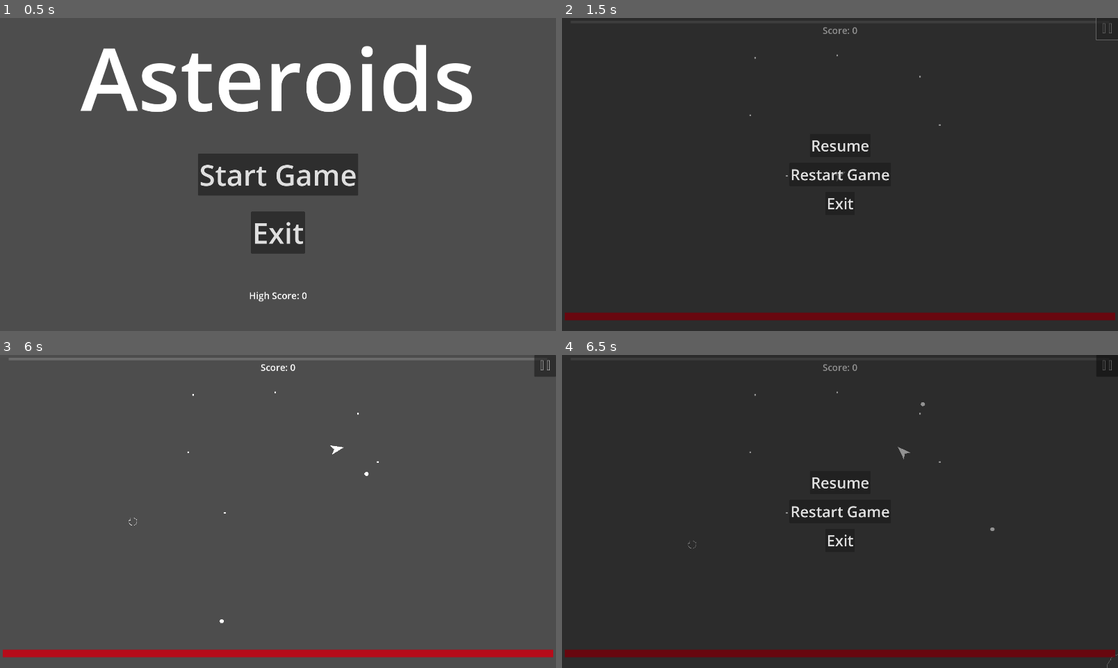
Above: before the commit, frames 1-4 (two rows, left to right).
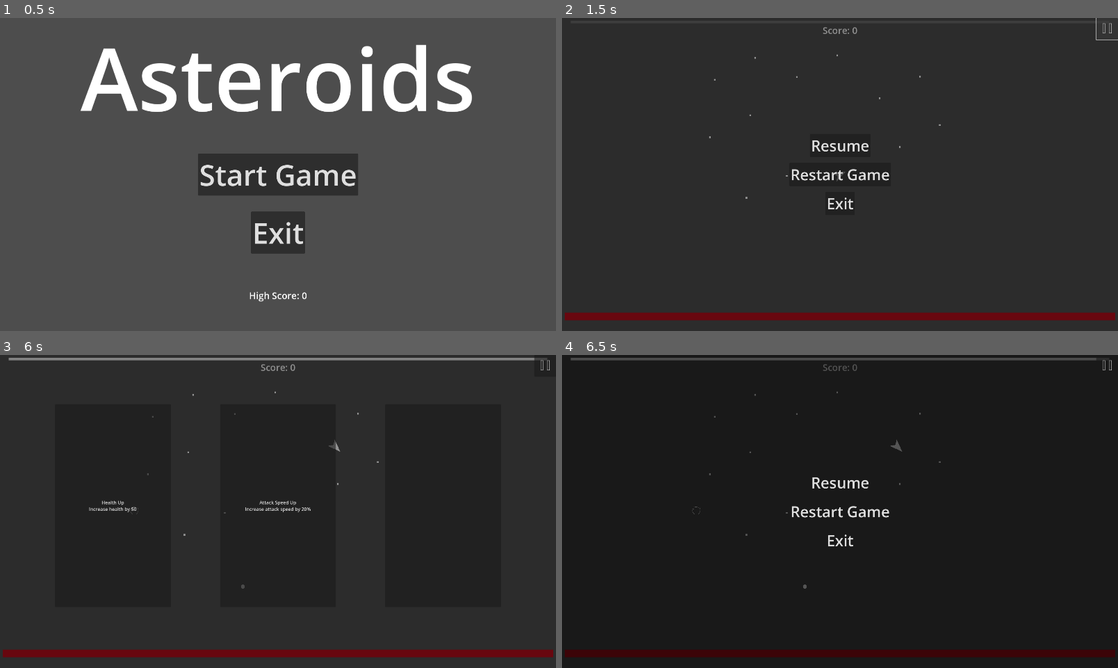
Above: after the commit, the same moments.

Repository: CoilSeb/AsteroidsPersonal
Game: Godot game, scene res://Scenes/Screens/Start Screen/StartScreen.tscn
The game is run twice, just before and just after one commit, with the same random seed, the same clock (stepped at 60 frames per second) and the same inputs.
Inputs (mouse positions are in pixels of both pictures, inside the frame that each line leads up to):
- Up to frame 1 (0.5 s): no input
- Up to frame 2 (1.5 s): click "Start Game" at 0.5 s; click (1106, 27) at 1.25 s
- Up to frame 3 (6 s): click "Resume" at 2 s; move the mouse to (400, 495) at 2.77 s; hold D (rotate_right) 2.78-3.53 s; hold Right mouse button (M2) 2.78-3.53 s; tap Space (shoot) at 3.05, 3.6, 4.55 s; tap Enter at 3.5 s; move the mouse to (166, 527) at 3.52 s; hold A (rotate_left) 3.53-4.28 s; right-click (166, 527) at 3.8 s; move the mouse to (333, 442) at 4.27 s; press the mouse at (333, 442) at 4.28 s; hold D (rotate_right) 4.28-5.03 s; move the mouse to (250, 574) at 5.02 s; release the mouse at (250, 574) at 5.03 s; hold W (move_forward) 5.03-5.78 s; right-click (250, 574) at 5.1 s; move the mouse to (444, 558) at 5.77 s; hold A (rotate_left) from 5.78 s (still down); hold Space (shoot) from 5.78 s (still down)
- Up to frame 4 (6.5 s): keep holding A (rotate_left); keep holding Space (shoot); tap Escape (Escape) at 6.4 s

Frame 1 is identical in both runs. In frame 2, less than 0.1% of the frame differs, in the area x 26-100%, y 0-58%; in frame 3, 99%, in the area x 0-100%, y 0-100%; in frame 4, 2.8%.

Commit message:
Update game mechanics and UI elements

Diff:
--- a/Global Scripts/Global.gd
+++ b/Global Scripts/Global.gd
@@ -2,16 +2,17 @@
 
 @onready var screen_size = get_viewport().get_visible_rect().size
 
-var health = 0
-var max_health = 0
-var high_score = 0
-var damage = 0
-var attack_speed = 1
-var bullet_speed = 0
-var collision_damage = 10
-var exp = 0
-var exp_threshold = 10
-var exp_level = 0
+var high_score
+var health
+var max_health
+var move_speed
+var damage
+var attack_speed
+var bullet_speed
+var collision_damage
+var exp
+var exp_threshold
+var exp_level
 
 var tier1_damage = {
 	"damage_up": false,
@@ -19,17 +20,32 @@
 	"bullet_speed_up": false,
 }
 
-var tier1_health = {
-	"health_up": false,
-	"damage_resist_up": false,
+var health_up = {
+	"1": false,
+	"2": false,
+	"3": false,
 }
+
 
 func _ready():
 	Global.high_score = load_score()
 
 
-func _process(_delta):
-	pass
+func refresh():
+	health = 300
+	max_health = 300
+	move_speed = 0
+	damage = 0
+	attack_speed = 1
+	bullet_speed = 0
+	collision_damage = 10
+	exp = 0
+	exp_threshold = 1
+	exp_level = 0
+
+	tier1_damage["damage_up"] = false
+	tier1_damage["attack_speed_up"] = false
+	tier1_damage["bullet_speed_up"] = false
 
 
 func save_score():
--- a/Scenes/Asteroids/Big Asteroid/Big_Asteroid.gd
+++ b/Scenes/Asteroids/Big Asteroid/Big_Asteroid.gd
@@ -34,14 +34,17 @@
 	# Moving
 	position += direction * speed * delta
 
+
 func set_random_direction_and_speed():
 	var angle = randf_range(0, 2 * PI)  # Random angle in radians
 	direction = Vector2(cos(angle), sin(angle))  # Convert angle to direction vector
 	speed = randf_range(75, 200)  # Random speed between 50 and 100
 
+
 func destroy():
 	# Instantiate two medium asteroids using call_deferred
 	call_deferred("create_and_add_asteroids")
+
 
 func damage_asteroid(damage):
 	health -= damage
@@ -55,6 +58,7 @@
 		crack_4.visible = true
 	if health <= 0:
 		destroy()
+
 
 func create_and_add_asteroids():
 	var medium_asteroid1 = medium_asteroid_scene.instantiate()
--- a/Scenes/Asteroids/Medium Asteroid/Medium_asteroid.gd
+++ b/Scenes/Asteroids/Medium Asteroid/Medium_asteroid.gd
@@ -10,10 +10,12 @@
 var direction: Vector2
 var health = 30
 
+
 func _ready():
 	screen_size = get_viewport_rect().size
 	set_random_direction_and_speed()
 	add_to_group("Medium_Asteroid")
+
 
 func _process(delta):
 	# Screen Wrap
@@ -29,10 +31,12 @@
 	# Moving
 	position += direction * speed * delta
 
+
 func set_random_direction_and_speed():
 	var angle = randf_range(0, 2 * PI)  # Random angle in radians
 	direction = Vector2(cos(angle), sin(angle))  # Convert angle to direction vector
 	speed = randf_range(75, 200)  # Random speed between 5 and 10
+
 
 func destroy():
 	# Instantiate two small asteroids using call_deferred
--- a/Scenes/Asteroids/Small Asteroid/Small_asteroid.gd
+++ b/Scenes/Asteroids/Small Asteroid/Small_asteroid.gd
@@ -1,17 +1,19 @@
 extends Area2D
 
-const exp_Scene = preload("res://Scenes/Experience/Experience.tscn")
 @onready var Ui = get_parent().get_node("UI")
 
+var exp_Scene = preload("res://Scenes/Experience/Experience.tscn")
 var screen_size
 var speed: float
 var direction: Vector2
 var health = 10
 
+
 func _ready():
 	screen_size = get_viewport_rect().size
 	set_random_direction_and_speed()
 	add_to_group("Small_Asteroid")
+
 
 func _process(delta):
 	# Screen Wrap
@@ -27,10 +29,12 @@
 	# Moving
 	position += direction * speed * delta
 
+
 func set_random_direction_and_speed():
 	var angle = randf_range(0, 2 * PI)  # Random angle in radians
 	direction = Vector2(cos(angle), sin(angle))  # Convert angle to direction vector
 	speed = randf_range(75, 200) # Random speed between 5 and 10
+
 
 func destroy():
 	Ui.increase_score(300)
--- a/Scenes/Bullets/Bullet.gd
+++ b/Scenes/Bullets/Bullet.gd
@@ -5,8 +5,10 @@
 var screen_size
 var damage = 10 + Global.damage
 
+
 func _ready():
 	screen_size = get_viewport_rect().size
+
 
 func _process(delta):
 	position += direction * bullet_speed * delta
@@ -19,6 +21,7 @@
 	if position.y > screen_size.y:
 		queue_free()
 
+
 func _on_area_entered(area):
 	#area.destroy()
 	area.damage_asteroid(damage)
--- a/Scenes/Experience/Experience.gd
+++ b/Scenes/Experience/Experience.gd
@@ -9,12 +9,11 @@
 const FOLLOW_SPEED = 4.0
 
 
-# Called when the node enters the scene tree for the first time.
 func _ready():
 	add_to_group("Exp")
 	destroy_ring.add_to_group("Destroy_Ring")
 
-# Called every frame. 'delta' is the elapsed time since the previous frame.
+
 func _process(delta):
 	d = delta
 	if following == true:
--- a/Scenes/Player/Player.gd
+++ b/Scenes/Player/Player.gd
@@ -5,7 +5,6 @@
 
 var bulletScene = preload("res://Scenes/Bullets/Bullet.tscn")
 var screen_size
-var thrust = 50 # The force applied for thrust
 var rotateSpeed = 5
 var slowDown = 0.5
 var shootTimer = null
@@ -13,7 +12,7 @@
 var d
 var using_mouse = false
 
-# Called when the node enters the scene tree for the first time.
+
 func _ready():
 	#print("GameScene: ", GameScene)
 	#print("UI: ", Ui)
@@ -31,6 +30,7 @@
 
 # Called every frame. 'delta' is the elapsed time since the previous frame.
 func _physics_process(delta):
+	var thrust = 50 + Global.move_speed
 	# Screen Wrap
 	if position.x < 0:
 		position.x = screen_size.x
@@ -71,6 +71,7 @@
 		bulletInstance.global_position = global_position  # Set the bullet's position
 		bulletInstance.direction = Vector2.UP.rotated(rotation)  # Set the bullet's direction
 		shootTimer.start(1 - (0.65 * Global.attack_speed))
+		print(thrust)
 
 	if Global.health <= 0:
 		destroy()
--- a/Scenes/Screens/Game Scene/GameScene.gd
+++ b/Scenes/Screens/Game Scene/GameScene.gd
@@ -7,11 +7,13 @@
 var playerScene = preload("res://Scenes/Player/Player.tscn")
 var player = true
 var screen_size
+
 var asteroid_scenes = {
 	0: preload("res://Scenes/Asteroids/Medium Asteroid/Medium_asteroid.tscn"),
 	1: preload("res://Scenes/Asteroids/Small Asteroid/Small_asteroid.tscn"),
 	2: preload("res://Scenes/Asteroids/Big Asteroid/Big_Asteroid.tscn")
 }
+
 
 func _ready():
 	screen_size = get_viewport().get_visible_rect().size
--- a/Scenes/Screens/Game Scene/GameScene.tscn
+++ b/Scenes/Screens/Game Scene/GameScene.tscn
@@ -34,4 +34,22 @@
 [node name="Experience6" parent="." instance=ExtResource("3_r0m8p")]
 position = Vector2(950, 129)
 
+[node name="Experience7" parent="." instance=ExtResource("3_r0m8p")]
+position = Vector2(528, 213)
+
+[node name="Experience8" parent="." instance=ExtResource("3_r0m8p")]
+position = Vector2(511, 411)
+
+[node name="Experience9" parent="." instance=ExtResource("3_r0m8p")]
+position = Vector2(637, 620)
+
+[node name="Experience10" parent="." instance=ExtResource("3_r0m8p")]
+position = Vector2(1166, 445)
+
+[node name="Experience11" parent="." instance=ExtResource("3_r0m8p")]
+position = Vector2(1097, 277)
+
+[node name="Experience12" parent="." instance=ExtResource("3_r0m8p")]
+position = Vector2(811, 204)
+
 [connection signal="timeout" from="SpawnTimer" to="." method="_on_spawn_timer_timeout"]
--- a/Scenes/Screens/Start Screen/StartScreen.gd
+++ b/Scenes/Screens/Start Screen/StartScreen.gd
@@ -15,6 +15,7 @@
 
 
 func start():
+	Global.refresh()
 	get_tree().change_scene_to_file("res://Scenes/Screens/Game Scene/GameScene.tscn")
 
 
--- a/Scenes/UI/UI.gd
+++ b/Scenes/UI/UI.gd
@@ -21,10 +21,19 @@
 @onready var utility_upgrade_button = $Upgrade_Menu/Utility_Upgrade
 
 var score = 0
-var damage_upgrade
-var health_upgrade
-var utility_upgrade
-var upgrading
+var num_of_damage_upgrades = 1
+var damage_upgrade = null
+var checked_damage = false
+var d
+var num_of_health_upgrades = 0
+var health_upgrade = null
+var checked_health = false
+var h
+var num_of_utility_upgrades = 0
+var utility_upgrade = null
+var checked_utility = false
+var u
+
 
 func _ready():
 	pause_button.connect("pressed", toggle_pause_menu)
@@ -32,10 +41,7 @@
 	exit_button.connect("pressed", _on_ExitButton_pressed)
 	pause_menu.visible = false
 	restart_button.visible = false
-	restart_pause.visible = false
-	high_score_label.visible = false
-	Global.exp = 0
-	update_max_health(50000)
+	update_max_health(5000)
 
 
 
@@ -48,29 +54,42 @@
 
 
 func toggle_pause_menu():
+	get_tree().paused = !get_tree().paused
+	pause_menu.visible = !pause_menu.visible
+	if upgrade_menu.visible == true:
+		get_tree().paused = true
+		health_upgrade_button.visible = !health_upgrade_button.visible
+		damage_upgrade_button.visible = !damage_upgrade_button.visible
+		utility_upgrade_button.visible = !utility_upgrade_button.visible
+
+
+func _on_ResumeButton_pressed():
+	get_tree().paused = false
+	pause_menu.visible = false
+	if upgrade_menu.visible == true:
+		health_upgrade_button.visible = !health_upgrade_button.visible
+		damage_upgrade_button.visible = !damage_upgrade_button.visible
+		utility_upgrade_button.visible = !utility_upgrade_button.visible
+		get_tree().paused = true
+
+
+func _on_ExitButton_pressed():
+	get_tree().paused = false
+	get_tree().change_scene_to_file("res://Scenes/Screens/Start Screen/StartScreen.tscn")
+
+
+func _on_restart_pressed():
+	restart()
+
+
+func restart():
+	Global.refresh()
 	if get_tree().paused:
-		# If the game is currently paused, unpause it
-		pause_dim_overlay.visible = false
-		get_tree().paused = false
-		pause_menu.visible = false
-		restart_pause.visible = false
-	else:
-		# If the game is currently running, pause it
-		pause_dim_overlay.visible = true
-		get_tree().paused = true
-		pause_menu.visible = true
-		restart_pause.visible = true
-
-
-func _on_ResumeButton_pressed():
-	pause_dim_overlay.visible = false
-	get_tree().paused = false
-	pause_menu.visible = false
-
-
-func _on_ExitButton_pressed():
-	get_tree().paused = false
-	get_tree().change_scene_to_file("res://Scenes/Screens/Start Screen/StartScreen.tscn")
+		upgrade_menu.visible = false
+		toggle_pause_menu()
+		GameScene.get_tree().reload_current_scene()
+	else:
+		GameScene.get_tree().reload_current_scene()
 
 
 func increase_score(amount):
@@ -96,7 +115,7 @@
 
 func update_max_health(amount):
 	Global.max_health += amount
-	health_bar.max_value = amount
+	health_bar.max_value += amount
 	if health_bar.max_value >= 950:
 		health_bar.size.x = 1900
 		health_bar_bg.size.x = 1900
@@ -119,70 +138,113 @@
 		Global.exp_threshold *= 1.5
 		exp_bar.max_value = Global.exp_threshold
 		exp_bar.value = Global.exp
+		d = randi_range(0, num_of_damage_upgrades)
+		h = randi_range(0, num_of_health_upgrades)
+		u = randi_range(0, num_of_utility_upgrades)
 		level_up()
 
 
 func _on_health_upgrade_pressed():
-	get_upgrade(health_upgrade)
+	if health_upgrade != null:
+		apply_upgrade(health_upgrade)
+	get_tree().paused = false
+	upgrade_menu.visible = false
+	#pause_menu.visible = false
 
 
 func _on_damage_upgrade_pressed():
 	if damage_upgrade != null:
-		get_upgrade(damage_upgrade)
-	get_tree().paused = false
+		apply_upgrade(damage_upgrade)
+	get_tree().paused = false
+	upgrade_menu.visible = false
+	#pause_menu.visible = false
 
 
 func _on_utility_upgrade_pressed():
-	get_upgrade(utility_upgrade)
+	if utility_upgrade != null:
+		apply_upgrade(utility_upgrade)
+	get_tree().paused = false
+	upgrade_menu.visible = false
+	#pause_menu.visible = false
 
 
 func level_up():
 	get_tree().paused = true
 	upgrade_menu.visible = true
-	var d = randi_range(0,1)
+	get_damage_upgrade()
+	get_health_upgrade()
+
+
+func get_damage_upgrade():
 	if d == 0 && Global.tier1_damage["damage_up"] == false:
 		damage_upgrade = "damage_up"
-		damage_upgrade_button.text = "Damage Up \nIncrease bullet damage by 5"
+		damage_upgrade_button.text = "Damage Up \nIncrease bullet damage by 2.5"
 		return
 	elif d == 1 && Global.tier1_damage["attack_speed_up"] == false:
 		damage_upgrade = "attack_speed_up"
 		damage_upgrade_button.text = "Attack Speed Up \nIncrease attack speed by 20%"
 		return
 	else:
-		print("Working")
+		if(d > num_of_damage_upgrades && checked_damage == true):
+			damage_upgrade_button.text = "OUT OF UPGRADES"
+			return
+		if(d > num_of_damage_upgrades && checked_damage == false):
+			d = -1
+			checked_damage = true
+		d += 1
+		get_damage_upgrade()
+
+
+func get_health_upgrade():
+	if h == 0:
+		if Global.health_up["1"] == false:
+			health_upgrade = "1"
+			health_upgrade_button.text = "Health Up \nIncrease health by 50"
+			return
+		if Global.health_up["2"] == false:
+			health_upgrade = "2"
+			health_upgrade_button.text = "Health Up \nIncrease health by 100 and become % slower"
+			return
+		if Global.health_up["3"] == false:
+			health_upgrade = "3"
+			health_upgrade_button.text = "Health Up \nIncrease health by 150 and become % slower"
+			return
+		h += 1
+		get_health_upgrade()
+	else:
+		if(h > num_of_health_upgrades && checked_health == true):
+			health_upgrade_button.text = "OUT OF UPGRADES"
+			return
+		if(h > num_of_health_upgrades && checked_health == false):
+			h = -1
+			checked_health = true
+		h += 1
+		get_health_upgrade()
+
+
+func apply_upgrade(upgrade):
+	if damage_upgrade != null:
+		if upgrade == "damage_up":
+			Global.damage += 2.5
+			Global.tier1_damage["damage_up"] = true
+		if upgrade == "attack_speed_up":
+			Global.attack_speed += 0.1
+			Global.tier1_damage["attack_speed_up"] = true
 		damage_upgrade = null
-		damage_upgrade_button.text = "VOID"
-		return
-	level_up()
-
-
-func get_upgrade(upgrade):
-	if upgrade == "damage_up":
-		Global.damage += 5
-		Global.tier1_damage["damage_up"] = true
-	if upgrade == "attack_speed_up":
-		Global.attack_speed += 0.2
-		Global.tier1_damage["attack_speed_up"] = true
-	upgrade_menu.visible = false
-
-
-func _on_restart_pressed():
-	restart()
-
-
-func restart():
-	Global.health = 300
-	Global.max_health = 300
-	Global.damage = 0
-	Global.attack_speed = 1
-	Global.bullet_speed = 0
-	Global.collision_damage = 10
-	Global.exp = 0
-	Global.exp_level = 0
-	Global.exp_threshold = 100
-
-	if get_tree().paused:
-		toggle_pause_menu()
-		GameScene.get_tree().reload_current_scene()
-	else:
-		GameScene.get_tree().reload_current_scene()
+
+	if health_upgrade != null:
+		if upgrade == "1":
+			update_max_health(50)
+			update_health(50)
+			Global.health_up["1"] = true
+		if upgrade == "2":
+			update_max_health(100)
+			update_health(100)
+			Global.move_speed -= 10
+			Global.health_up["2"] = true
+		if upgrade == "3":
+			update_max_health(150)
+			update_health(150)
+			Global.move_speed -= 10
+			Global.health_up["3"] = true
+		health_upgrade = null
--- a/Scenes/UI/UI.tscn
+++ b/Scenes/UI/UI.tscn
@@ -108,6 +108,136 @@
 nine_patch_stretch = true
 texture_progress = ExtResource("2_ky7pi")
 tint_progress = Color(1, 1, 1, 0.168627)
+
+[node name="Upgrade_Menu" type="Control" parent="."]
+visible = false
+layout_mode = 3
+anchors_preset = 15
+anchor_right = 1.0
+anchor_bottom = 1.0
+grow_horizontal = 2
+grow_vertical = 2
+
+[node name="Upgrade_Dim_Overlay" type="ColorRect" parent="Upgrade_Menu"]
+layout_mode = 1
+anchors_preset = 15
+anchor_right = 1.0
+anchor_bottom = 1.0
+grow_horizontal = 2
+grow_vertical = 2
+color = Color(0, 0, 0, 0.427451)
+
+[node name="Health_Upgrade" type="Button" parent="Upgrade_Menu"]
+layout_mode = 1
+anchors_preset = 8
+anchor_left = 0.5
+anchor_top = 0.5
+anchor_right = 0.5
+anchor_bottom = 0.5
+offset_left = -770.0
+offset_top = -370.0
+offset_right = -370.0
+offset_bottom = 330.0
+grow_horizontal = 2
+grow_vertical = 2
+
+[node name="Damage_Upgrade" type="Button" parent="Upgrade_Menu"]
+layout_mode = 1
+anchors_preset = 8
+anchor_left = 0.5
+anchor_top = 0.5
+anchor_right = 0.5
+anchor_bottom = 0.5
+offset_left = -200.0
+offset_top = -370.0
+offset_right = 200.0
+offset_bottom = 330.0
+grow_horizontal = 2
+grow_vertical = 2
+
+[node name="Utility_Upgrade" type="Button" parent="Upgrade_Menu"]
+layout_mode = 1
+anchors_preset = 8
+anchor_left = 0.5
+anchor_top = 0.5
+anchor_right = 0.5
+anchor_bottom = 0.5
+offset_left = 370.0
+offset_top = -370.0
+offset_right = 770.0
+offset_bottom = 330.0
+grow_horizontal = 2
+grow_vertical = 2
+
+[node name="PauseMenu" type="Control" parent="."]
+visible = false
+custom_minimum_size = Vector2(1920, 1080)
+layout_mode = 3
+anchors_preset = 15
+anchor_right = 1.0
+anchor_bottom = 1.0
+grow_horizontal = 2
+grow_vertical = 2
+mouse_filter = 2
+
+[node name="Pause_Dim_Overlay" type="ColorRect" parent="PauseMenu"]
+layout_mode = 1
+anchors_preset = 15
+anchor_right = 1.0
+anchor_bottom = 1.0
+grow_horizontal = 2
+grow_vertical = 2
+color = Color(0, 0, 0, 0.427451)
+
+[node name="ResumeButton" type="Button" parent="PauseMenu"]
+layout_mode = 1
+anchors_preset = 8
+anchor_left = 0.5
+anchor_top = 0.5
+anchor_right = 0.5
+anchor_bottom = 0.5
+offset_left = -104.5
+offset_top = -140.0
+offset_right = 104.5
+offset_bottom = -60.0
+grow_horizontal = 2
+grow_vertical = 2
+pivot_offset = Vector2(104, 40)
+theme_override_font_sizes/font_size = 52
+text = "Resume"
+
+[node name="ExitButton" type="Button" parent="PauseMenu"]
+layout_mode = 1
+anchors_preset = 8
+anchor_left = 0.5
+anchor_top = 0.5
+anchor_right = 0.5
+anchor_bottom = 0.5
+offset_left = -50.5
+offset_top = 60.0
+offset_right = 50.5
+offset_bottom = 140.0
+grow_horizontal = 2
+grow_vertical = 2
+pivot_offset = Vector2(50, 40)
+theme_override_font_sizes/font_size = 52
+text = "Exit"
+
+[node name="Restart" type="Button" parent="PauseMenu"]
+layout_mode = 1
+anchors_preset = 8
+anchor_left = 0.5
+anchor_top = 0.5
+anchor_right = 0.5
+anchor_bottom = 0.5
+offset_left = -175.0
+offset_top = -40.0
+offset_right = 175.0
+offset_bottom = 40.0
+grow_horizontal = 2
+grow_vertical = 2
+theme_override_font_sizes/font_size = 52
+text = "Restart Game"
 
 [node name="PauseButton" type="Button" parent="."]
 anchors_preset = 1
@@ -120,138 +250,8 @@
 icon = ExtResource("3_vwkcr")
 expand_icon = true
 
-[node name="PauseMenu" type="Control" parent="."]
-visible = false
-custom_minimum_size = Vector2(1920, 1080)
-layout_mode = 3
-anchors_preset = 15
-anchor_right = 1.0
-anchor_bottom = 1.0
-grow_horizontal = 2
-grow_vertical = 2
-mouse_filter = 2
-
-[node name="Pause_Dim_Overlay" type="ColorRect" parent="PauseMenu"]
-layout_mode = 1
-anchors_preset = 15
-anchor_right = 1.0
-anchor_bottom = 1.0
-grow_horizontal = 2
-grow_vertical = 2
-color = Color(0, 0, 0, 0.427451)
-
-[node name="ResumeButton" type="Button" parent="PauseMenu"]
-layout_mode = 1
-anchors_preset = 8
-anchor_left = 0.5
-anchor_top = 0.5
-anchor_right = 0.5
-anchor_bottom = 0.5
-offset_left = -104.5
-offset_top = -140.0
-offset_right = 104.5
-offset_bottom = -60.0
-grow_horizontal = 2
-grow_vertical = 2
-pivot_offset = Vector2(104, 40)
-theme_override_font_sizes/font_size = 52
-text = "Resume"
-
-[node name="ExitButton" type="Button" parent="PauseMenu"]
-layout_mode = 1
-anchors_preset = 8
-anchor_left = 0.5
-anchor_top = 0.5
-anchor_right = 0.5
-anchor_bottom = 0.5
-offset_left = -50.5
-offset_top = 60.0
-offset_right = 50.5
-offset_bottom = 140.0
-grow_horizontal = 2
-grow_vertical = 2
-pivot_offset = Vector2(50, 40)
-theme_override_font_sizes/font_size = 52
-text = "Exit"
-
-[node name="Restart" type="Button" parent="PauseMenu"]
-layout_mode = 1
-anchors_preset = 8
-anchor_left = 0.5
-anchor_top = 0.5
-anchor_right = 0.5
-anchor_bottom = 0.5
-offset_left = -175.0
-offset_top = -40.0
-offset_right = 175.0
-offset_bottom = 40.0
-grow_horizontal = 2
-grow_vertical = 2
-theme_override_font_sizes/font_size = 52
-text = "Restart Game"
-
-[node name="Upgrade_Menu" type="Control" parent="."]
-visible = false
-layout_mode = 3
-anchors_preset = 15
-anchor_right = 1.0
-anchor_bottom = 1.0
-grow_horizontal = 2
-grow_vertical = 2
-
-[node name="Upgrade_Dim_Overlay" type="ColorRect" parent="Upgrade_Menu"]
-layout_mode = 1
-anchors_preset = 15
-anchor_right = 1.0
-anchor_bottom = 1.0
-grow_horizontal = 2
-grow_vertical = 2
-color = Color(0, 0, 0, 0.427451)
-
-[node name="Health_Upgrade" type="Button" parent="Upgrade_Menu"]
-layout_mode = 1
-anchors_preset = 8
-anchor_left = 0.5
-anchor_top = 0.5
-anchor_right = 0.5
-anchor_bottom = 0.5
-offset_left = -770.0
-offset_top = -370.0
-offset_right = -370.0
-offset_bottom = 330.0
-grow_horizontal = 2
-grow_vertical = 2
-
-[node name="Damage_Upgrade" type="Button" parent="Upgrade_Menu"]
-layout_mode = 1
-anchors_preset = 8
-anchor_left = 0.5
-anchor_top = 0.5
-anchor_right = 0.5
-anchor_bottom = 0.5
-offset_left = -200.0
-offset_top = -370.0
-offset_right = 200.0
-offset_bottom = 330.0
-grow_horizontal = 2
-grow_vertical = 2
-
-[node name="Utility_Upgrade" type="Button" parent="Upgrade_Menu"]
-layout_mode = 1
-anchors_preset = 8
-anchor_left = 0.5
-anchor_top = 0.5
-anchor_right = 0.5
-anchor_bottom = 0.5
-offset_left = 370.0
-offset_top = -370.0
-offset_right = 770.0
-offset_bottom = 330.0
-grow_horizontal = 2
-grow_vertical = 2
-
 [connection signal="pressed" from="Restart" to="." method="_on_restart_pressed"]
-[connection signal="pressed" from="PauseMenu/Restart" to="." method="_on_restart_pressed"]
 [connection signal="pressed" from="Upgrade_Menu/Health_Upgrade" to="." method="_on_health_upgrade_pressed"]
 [connection signal="pressed" from="Upgrade_Menu/Damage_Upgrade" to="." method="_on_damage_upgrade_pressed"]
 [connection signal="pressed" from="Upgrade_Menu/Utility_Upgrade" to="." method="_on_utility_upgrade_pressed"]
+[connection signal="pressed" from="PauseMenu/Restart" to="." method="_on_restart_pressed"]
